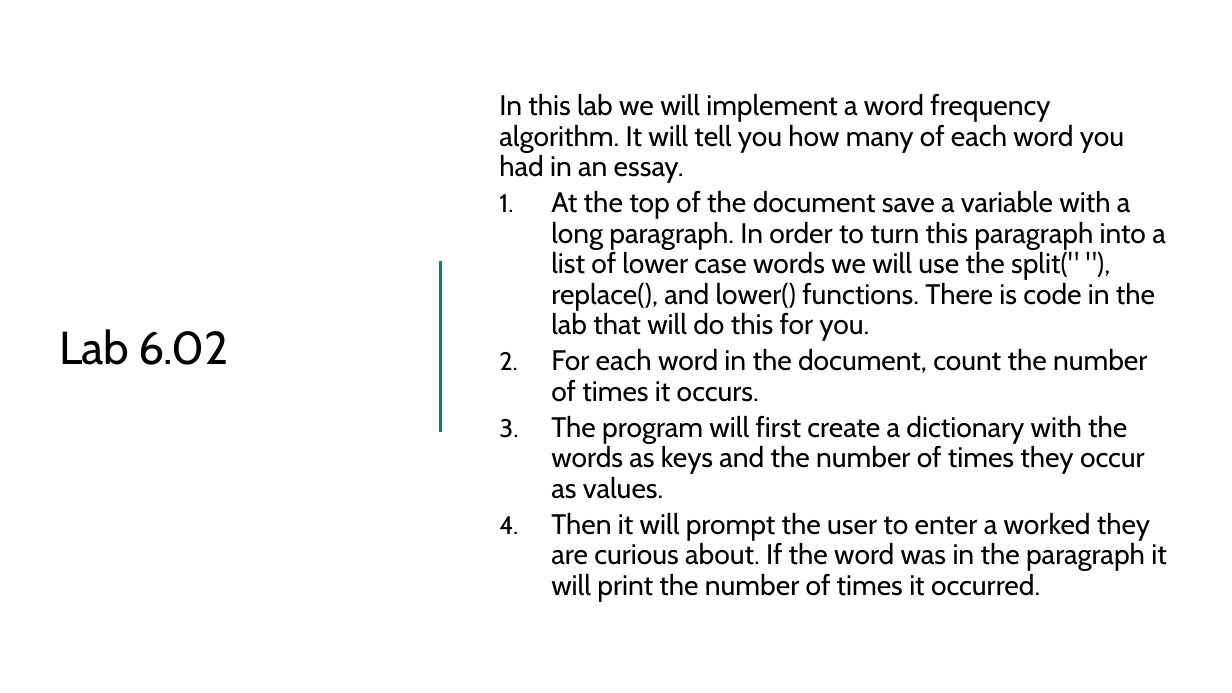
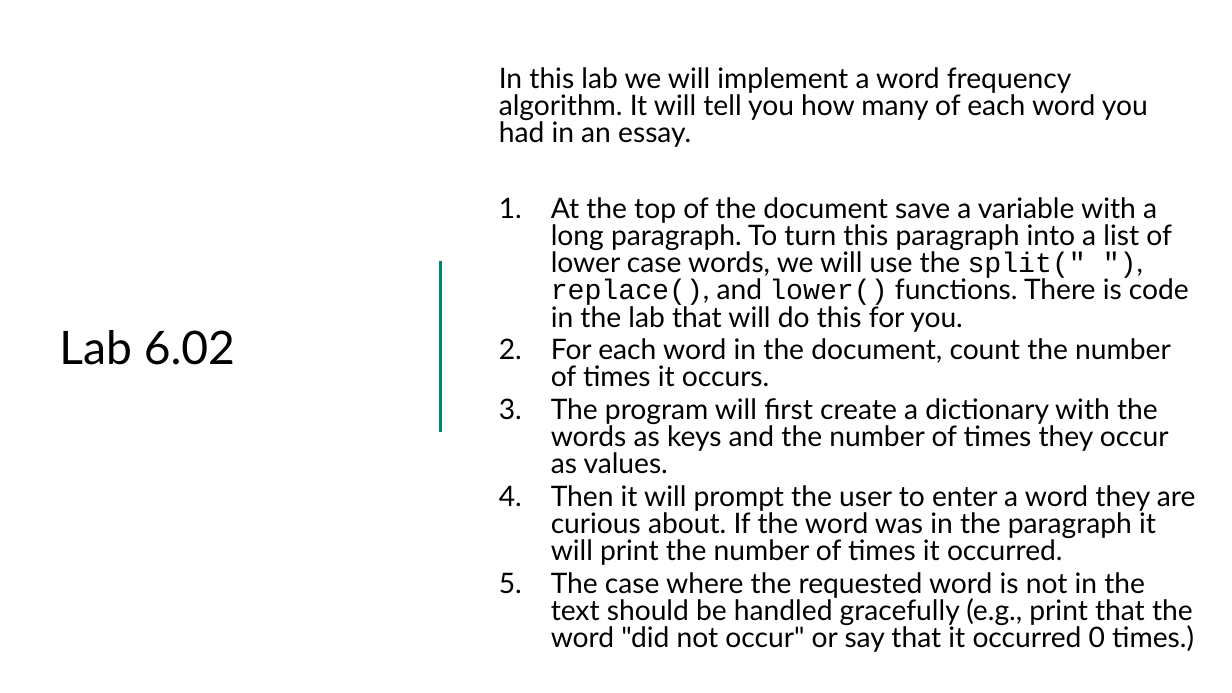
Before and after one commit to TEALSK12/2nd-semester-introduction-to-computer-science, a slide deck: slide 6 of units/6_unit/slidedecks/Intro Python 6.02 TEALS.pptx. Drawn at 1232x693 pixels with LibreOffice and Linux fonts; fonts in the diff are those of the drawing; background and template pictures are left out. Boxes give left, top, right and bottom in pixels: in the first picture for what was removed or moved away, otherwise in the second. Text is boxed around its words. In the diff, an @@ line names an element or a change of style, - is before the commit and + after.

```diff
--- a/units/6_unit/slidedecks/Intro Python 6.02 TEALS.pptx
+++ b/units/6_unit/slidedecks/Intro Python 6.02 TEALS.pptx
@@ title "Lab 6.02" at bbox=[59, 330, 235, 365]: font Cabin to Lato, letter spacing -0.5 to 0 pt @@
@@ text at bbox=[499, 67, 1171, 474]: font Cabin to Lato in "In this lab we will implement a ...", "For each word in the document, count ...", "The program will first create a dictionary ..."; line spacing 0.9 to 0.8; less space between paragraphs @@
@@ text at bbox=[551, 197, 1189, 332]: text changed; font Cabin to Lato @@
-1. At the top of the document save a variable with a long paragraph. In order to turn this paragraph into a list of lower case words we will use the split(" "), replace(), and lower() functions. There is code in the lab that will do this for you.
+1. At the top of the document save a variable with a long paragraph. To turn this paragraph into a list of lower case words, we will use the split(" "), replace(), and lower() functions. There is code in the lab that will do this for you.
@@ text at bbox=[551, 485, 1196, 652]: text changed; font Cabin to Lato @@
-4. Then it will prompt the user to enter a worked they are curious about. If the word was in the paragraph it will print the number of times it occurred.
+4. Then it will prompt the user to enter a word they are curious about. If the word was in the paragraph it will print the number of times it occurred.
+5. The case where the requested word is not in the text should be handled gracefully (e.g., print that the word "did not occur" or say that it occurred 0 times.)
```
Also in this commit, not shown: 6 other slides changed, 21 other files.
